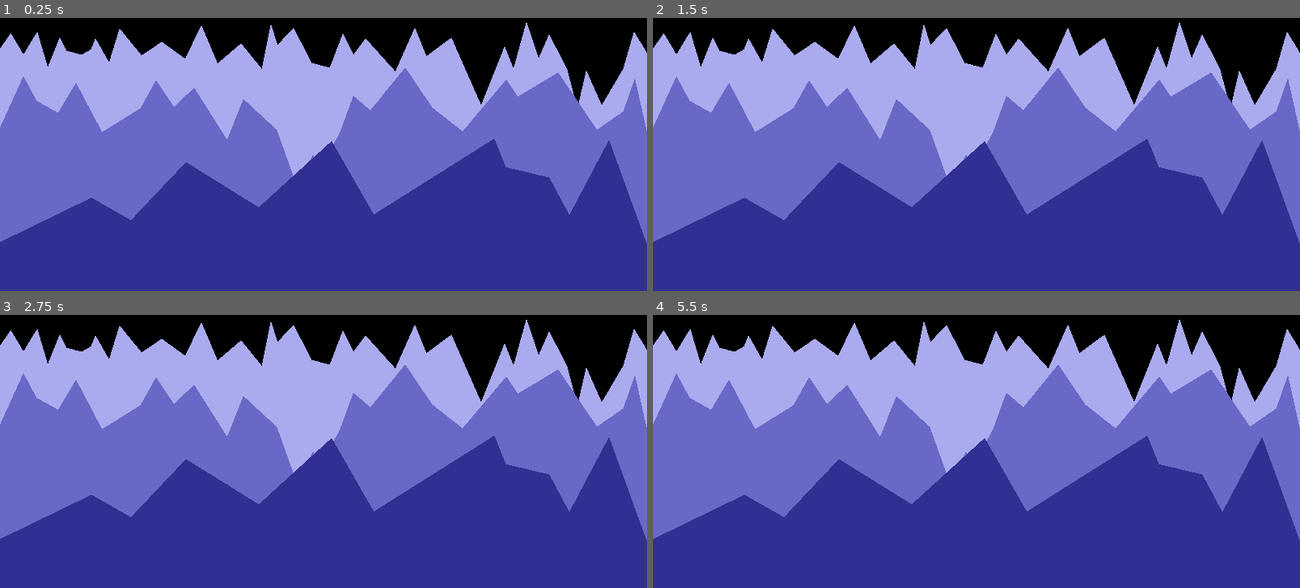
Above: before the commit, frames 1-4 (two rows, left to right).
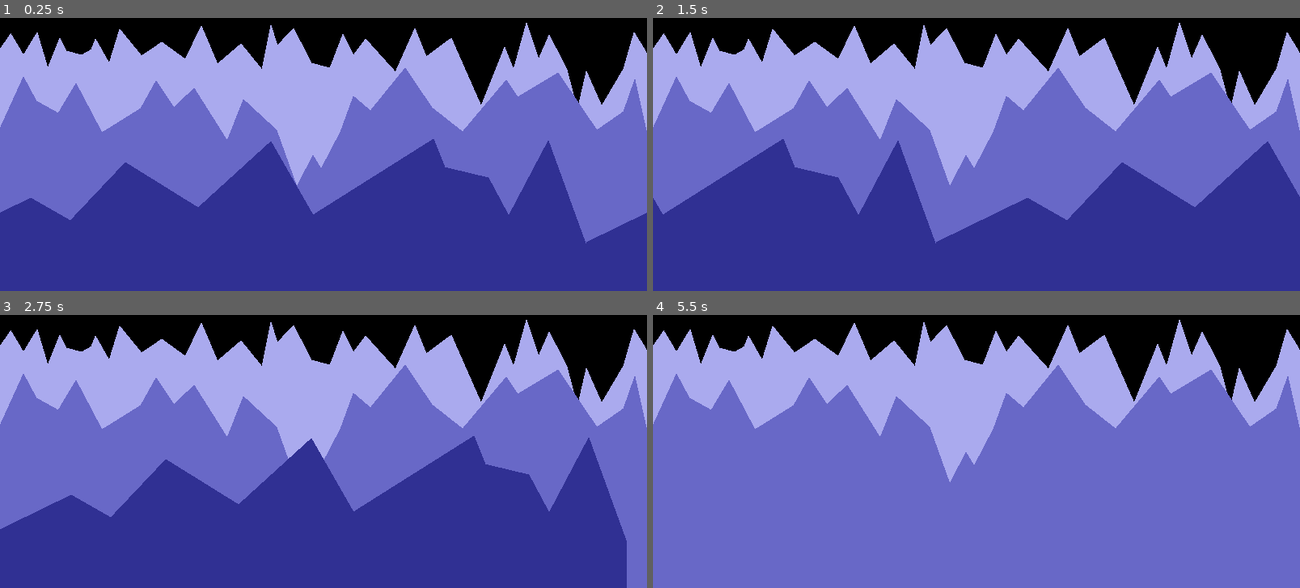
Above: after the commit, the same moments.

Repository: neilsheppard/Wireframe
Game: Godot game, scene res://Main.tscn
The game is run twice, just before and just after one commit, with the same random seed, the same clock (stepped at 60 frames per second) and the same inputs.
Inputs:
- Up to frame 1 (0.25 s): no input
- Up to frame 2 (1.5 s): no input
- Up to frame 3 (2.75 s): no input
- Up to frame 4 (5.5 s): no input

The runs differ from the first frame. In frame 1, 11% of the frame differs, in the area x 0-100%, y 44-83%; in frame 2, 11%; in frame 3, 6.7%; in frame 4, 38%, in the area x 0-100%, y 44-100%.

Commit message:
Add parallax to main scene
Move front layer

Diff:
--- /dev/null
+++ b/Issue3/Main.gd
@@ -0,0 +1,9 @@
+extends Node2D
+
+var parallax_background = preload("res://Parallax.tscn")
+
+# Called when the node enters the scene tree for the first time.
+func _ready():
+	var i_parallax_background = parallax_background.instance()
+	add_child(i_parallax_background)
+	i_parallax_background.position = Vector2(0, 0)
--- a/Issue3/Main.tscn
+++ b/Issue3/Main.tscn
@@ -1,12 +1,11 @@
 [gd_scene load_steps=2 format=2]
 
-[ext_resource path="res://Parallax.tscn" type="PackedScene" id=1]
+[ext_resource path="res://Main.gd" type="Script" id=1]
 
 [node name="Main" type="Node2D"]
+script = ExtResource( 1 )
 
 [node name="ColorRect" type="ColorRect" parent="."]
 margin_right = 800.0
 margin_bottom = 400.0
 color = Color( 0, 0, 0, 1 )
-
-[node name="Parallax" parent="." instance=ExtResource( 1 )]
--- /dev/null
+++ b/Issue3/Parallax.gd
@@ -0,0 +1,16 @@
+extends Node2D
+
+onready var front_layer = $Front
+onready var middle_layer = $Middle
+onready var back_layer = $Back
+
+var back_speed = 1
+var middle_speed = 3
+var front_speed = 5
+
+# Called when the node enters the scene tree for the first time.
+func _ready():
+	pass # Replace with function body.
+
+func _process(delta):
+	front_layer.position.x -= front_speed
--- a/Issue3/Parallax.tscn
+++ b/Issue3/Parallax.tscn
@@ -1,10 +1,12 @@
-[gd_scene load_steps=4 format=2]
+[gd_scene load_steps=5 format=2]
 
 [ext_resource path="res://image_back.png" type="Texture" id=1]
 [ext_resource path="res://image_middle.png" type="Texture" id=2]
 [ext_resource path="res://image_front.png" type="Texture" id=3]
+[ext_resource path="res://Parallax.gd" type="Script" id=4]
 
 [node name="Parallax" type="Node2D"]
+script = ExtResource( 4 )
 
 [node name="Back" type="Sprite" parent="."]
 position = Vector2( 800, 200 )
